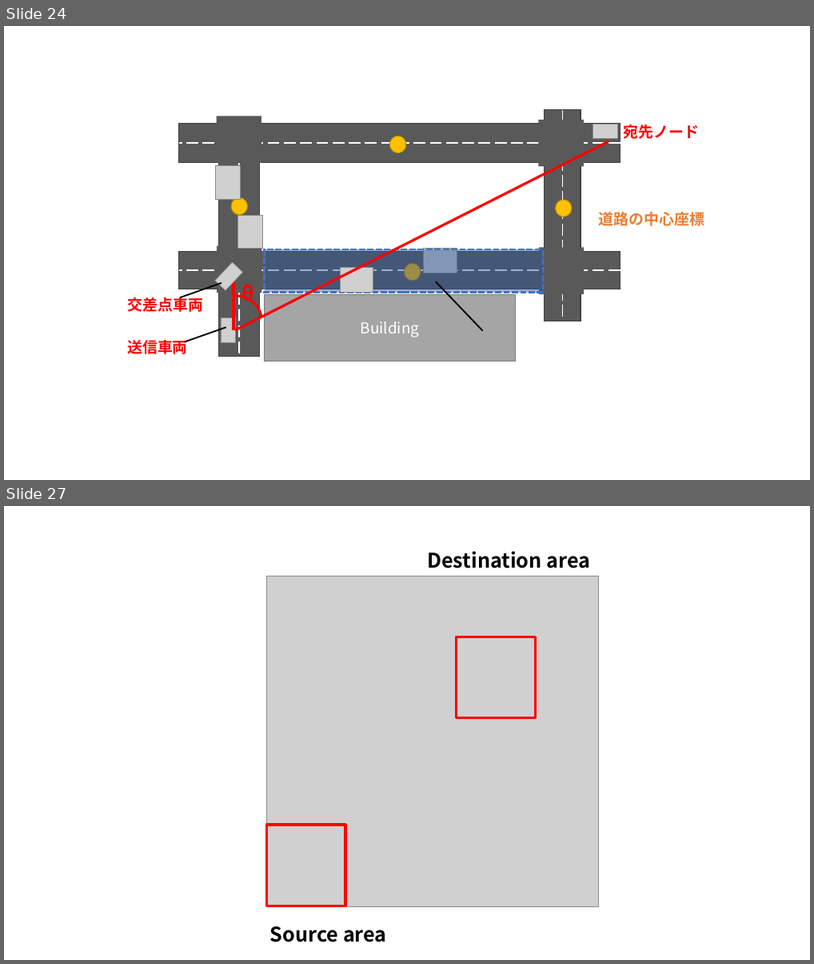
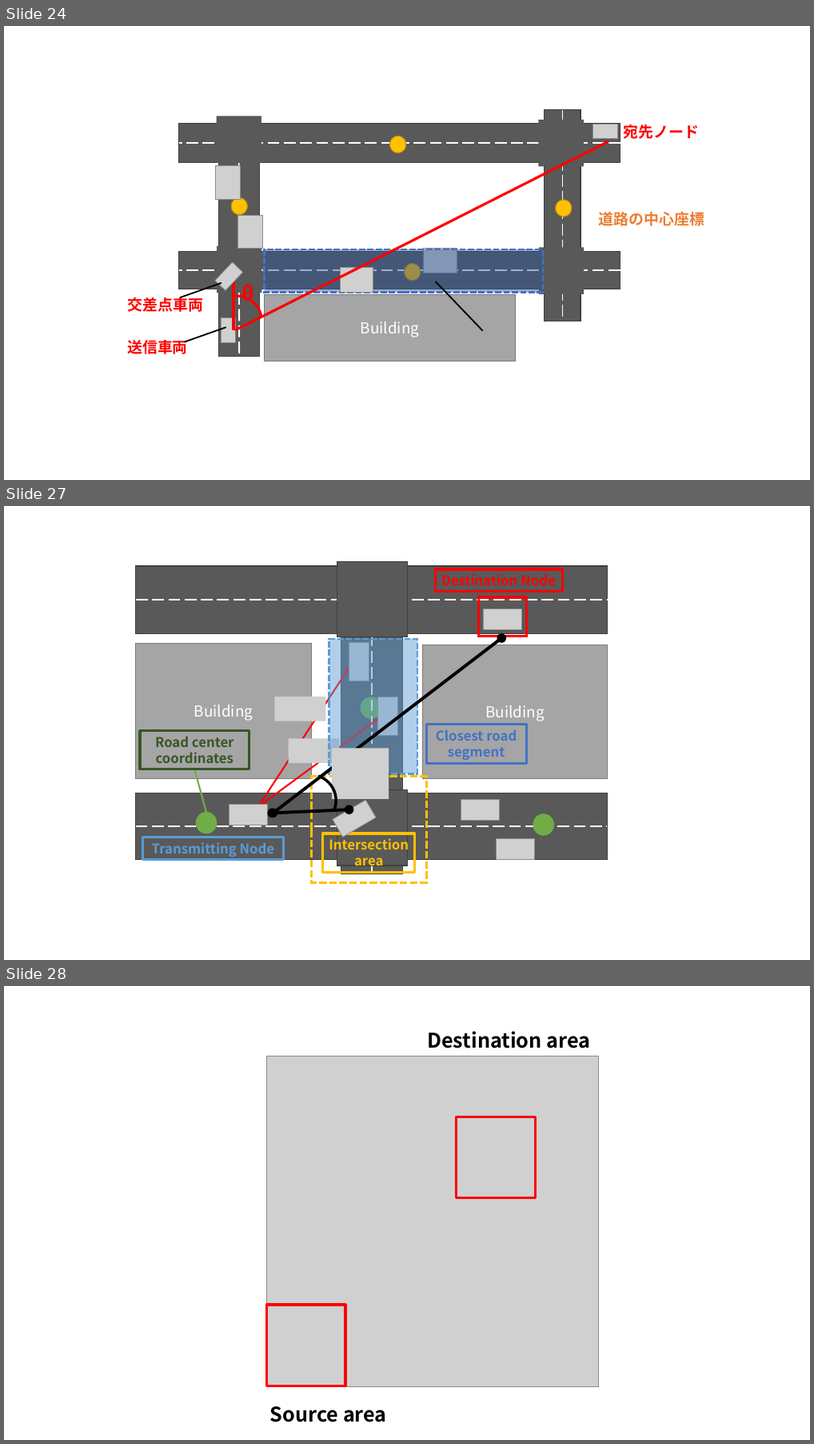
Before and after one commit to shutoushu/Latex, a slide deck: ICACT2022/学会資料.pptx. Shown one above the other, each under a label of ours: slides 24 and 27 before the commit, slides 24, 27 and 28 after it; the slides between them are not shown. The pictures are 814x964 and 814x1444 pixels, drawn with LibreOffice and Linux fonts; fonts in the diff are those of the drawing; grey boxes stand for pictures. Boxes give left, top, right and bottom in pixels: in the first picture for what was removed or moved away, otherwise in the second. Text is boxed around its words. In the diff, an @@ line names an element or a change of style, - is before the commit and + after.

```diff
--- a/ICACT2022/学会資料.pptx
+++ b/ICACT2022/学会資料.pptx
@@ slide 27 added at (4, 506, 810, 960), background #FFFFFF @@
@@ group added at (136, 562, 608, 883): 15 rectangles, 10 pictures, 4 lines, 3 ellipses, 2 arrows, 2 double arrows, 1 arc (boxed as its full ellipse) @@
+Building
+Building
+Closest road segment
+Transmitting Node
+Intersection area
+Destination Node
+Road center coordinates
@@ what was slide 27 is now slide 28 @@
```
Also in this commit, not shown: 2 slides changed, 2 other slides added, 45 other files.
